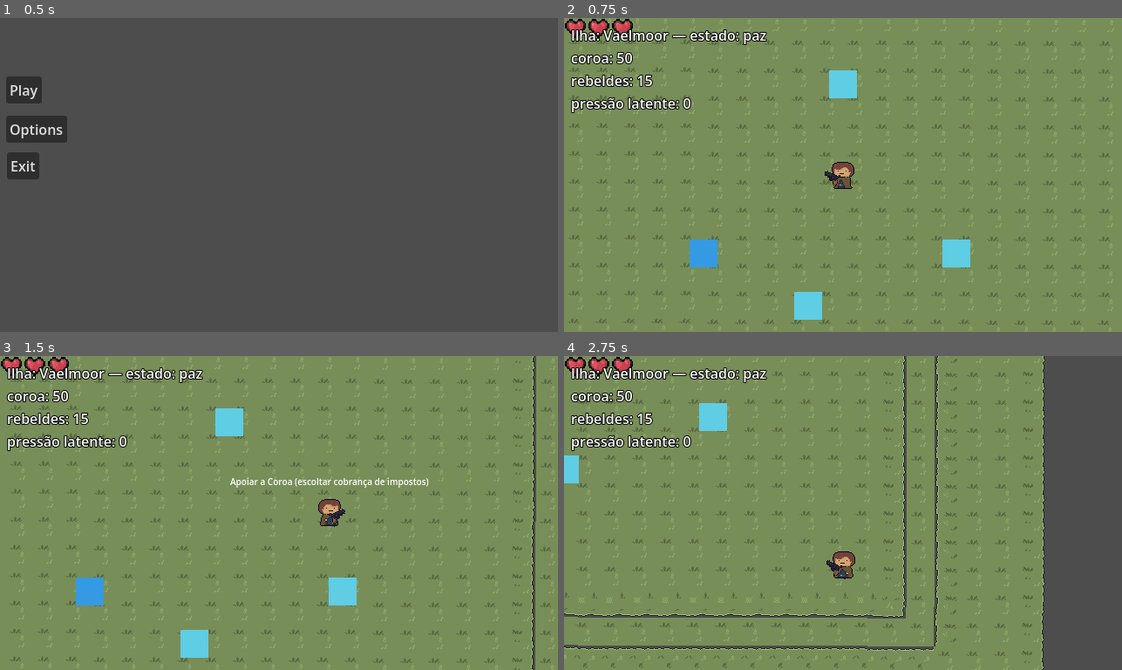
Above: before the commit, frames 1-4 (two rows, left to right).
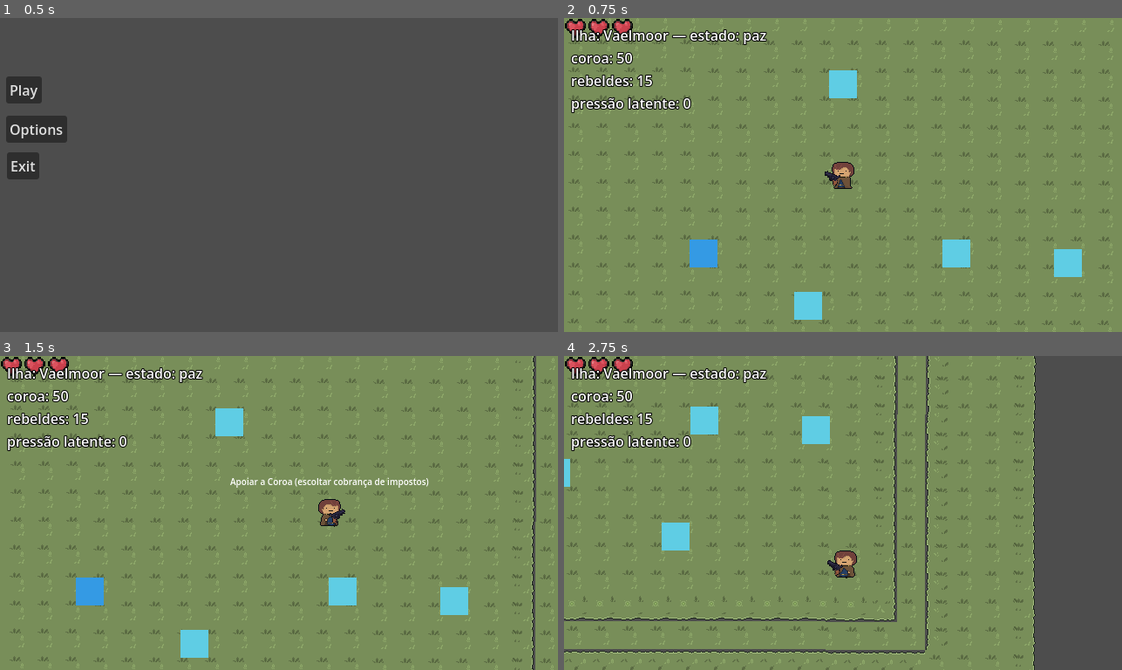
Above: after the commit, the same moments.

Repository: Douuurado/Foreign-lands
Game: Godot game, scene res://systems/core/main.tscn
Two runs of this game, one before a commit and one after it. Both use one fixed random seed, a clock stepped at 60 frames per second and the inputs below.
Inputs (mouse positions are in pixels of both pictures, inside the frame that each line leads up to):
- Up to frame 1 (0.5 s): no input
- Up to frame 2 (0.75 s): click "Play" at 0.5 s
- Up to frame 3 (1.5 s): tap Enter (ui_accept) at 1.25 s; move the mouse to (401, 497) at 1.27 s; hold Right (ui_right) from 1.28 s (still down); hold E (interact) from 1.28 s (still down)
- Up to frame 4 (2.75 s): tap Enter (ui_accept) at 1.52, 2.27 s; move the mouse to (731, 528) at 2.02 s; release Right (ui_right) at 2.03 s; release E (interact) at 2.03 s; hold Down (ui_down) from 2.03 s (still down); tap E (interact) at 2.1 s

Frame 1 is identical in both runs. In frame 2, 0.4% of the frame differs, in the area x 87-93%, y 73-83%; in frame 3, 0.4%; in frame 4, 14%, in the area x 0-87%, y 0-100%.

Commit message:
NPCs
npcs primeira versão em desenvolvimento

Diff:
--- a/project.godot
+++ b/project.godot
@@ -16,7 +16,7 @@
 
 config/name="Foreign Lands"
 run/main_scene="res://systems/core/main.tscn"
-config/features=PackedStringArray("4.7", "Forward Plus")
+config/features=PackedStringArray("4.6", "Forward Plus")
 
 [autoload]
 
--- /dev/null
+++ b/scenes/npcs/NPC_base.gd
@@ -0,0 +1,21 @@
+class_name NPCBase
+extends CharacterBody2D
+
+@export_category("Informações do NPC")
+@export var npc_name: String = "NPC"
+@export_multiline var dialogue: Array[String] = []
+
+
+
+@export_category("Configurações")
+@export var can_interact: bool = true
+
+
+func interact() -> void:
+	if not can_interact:
+		return
+	elif Input.is_key_pressed(KEY_E):
+		print(npc_name)
+		print(dialogue)
+	# Aqui você chama o seu sistema de diálogo.
+	# Por enquanto, apenas mostra no console.
--- /dev/null
+++ b/scenes/npcs/npc2/Joao_NPC.tscn
@@ -0,0 +1,33 @@
+[gd_scene format=3 uid="uid://cbtrbrpk7ua5"]
+
+[ext_resource type="Script" uid="uid://cvu3u47jc356g" path="res://scenes/npcs/NPC_base.gd" id="1_ewn4u"]
+[ext_resource type="Texture2D" uid="uid://c0jb2e818em30" path="res://assets/arts/player/player.jpeg" id="2_2fv2r"]
+
+[sub_resource type="CircleShape2D" id="CircleShape2D_ewn4u"]
+
+[sub_resource type="CircleShape2D" id="CircleShape2D_135ep"]
+radius = 16.03122
+
+[sub_resource type="CircleShape2D" id="CircleShape2D_s4g6m"]
+radius = 56.88585
+
+[node name="JoaoNpc" type="CharacterBody2D" unique_id=1354014756]
+script = ExtResource("1_ewn4u")
+npc_name = "Joao"
+dialogue = Array[String](["Eu sou João, um NPC de Foreign Islands.", "Como vai você, Aventureiro?"])
+
+[node name="CollisionShape2D" type="CollisionShape2D" parent="." unique_id=2031355168]
+shape = SubResource("CircleShape2D_ewn4u")
+
+[node name="Sprite2D" type="Sprite2D" parent="." unique_id=800456029]
+texture = ExtResource("2_2fv2r")
+
+[node name="StaticBody2D" type="StaticBody2D" parent="." unique_id=1059006027]
+
+[node name="Hitbox" type="CollisionShape2D" parent="StaticBody2D" unique_id=1839347227]
+shape = SubResource("CircleShape2D_135ep")
+
+[node name="Area2D" type="Area2D" parent="." unique_id=1998600527]
+
+[node name="Interact Radius" type="CollisionShape2D" parent="Area2D" unique_id=1903255892]
+shape = SubResource("CircleShape2D_s4g6m")
--- /dev/null
+++ b/scenes/npcs/npc3/MariaNPC.tscn
@@ -0,0 +1,33 @@
+[gd_scene format=3 uid="uid://c1rhvhr7lw7wu"]
+
+[ext_resource type="Script" uid="uid://cvu3u47jc356g" path="res://scenes/npcs/NPC_base.gd" id="1_e50b7"]
+[ext_resource type="Texture2D" uid="uid://c0jb2e818em30" path="res://assets/arts/player/player.jpeg" id="2_ufr2i"]
+
+[sub_resource type="CircleShape2D" id="CircleShape2D_2q2va"]
+
+[sub_resource type="CircleShape2D" id="CircleShape2D_407ki"]
+radius = 16.03122
+
+[sub_resource type="CircleShape2D" id="CircleShape2D_00yfj"]
+radius = 69.050705
+
+[node name="MariaNpc" type="CharacterBody2D" unique_id=476725876]
+script = ExtResource("1_e50b7")
+npc_name = "Maria"
+dialogue = Array[String](["Olá, meu nome é Maria", "Como vai você aventureiro?"])
+
+[node name="CollisionShape2D" type="CollisionShape2D" parent="." unique_id=1276587591]
+shape = SubResource("CircleShape2D_2q2va")
+
+[node name="Sprite2D" type="Sprite2D" parent="." unique_id=402052663]
+texture = ExtResource("2_ufr2i")
+
+[node name="StaticBody2D" type="StaticBody2D" parent="." unique_id=1125158794]
+
+[node name="Hitbox" type="CollisionShape2D" parent="StaticBody2D" unique_id=921345018]
+shape = SubResource("CircleShape2D_407ki")
+
+[node name="Area2D" type="Area2D" parent="." unique_id=1089092089]
+
+[node name="Interact Radius" type="CollisionShape2D" parent="Area2D" unique_id=1407410834]
+shape = SubResource("CircleShape2D_00yfj")
--- a/systems/core/game.tscn
+++ b/systems/core/game.tscn
@@ -11,6 +11,8 @@
 [ext_resource type="PackedScene" path="res://systems/choices/political_choice.tscn" id="9_choice"]
 [ext_resource type="Script" uid="uid://bwvc0n21g7dh6" path="res://systems/world_state/island_mood_modulate.gd" id="10_mood"]
 [ext_resource type="Script" uid="uid://d20r2x51y4ffv" path="res://systems/world_state/reputation_debug_label.gd" id="11_debug"]
+[ext_resource type="PackedScene" uid="uid://cbtrbrpk7ua5" path="res://scenes/npcs/npc2/Joao_NPC.tscn" id="12_stn1v"]
+[ext_resource type="PackedScene" uid="uid://c1rhvhr7lw7wu" path="res://scenes/npcs/npc3/MariaNPC.tscn" id="13_psnfj"]
 
 [node name="Main" type="Node2D" unique_id=390945680]
 script = ExtResource("1_e0est")
@@ -64,3 +66,9 @@
 theme_override_colors/font_outline_color = Color(0, 0, 0, 1)
 theme_override_constants/outline_size = 4
 script = ExtResource("11_debug")
+
+[node name="JoaoNpc" parent="." unique_id=1951333272 instance=ExtResource("12_stn1v")]
+position = Vector2(258, 101)
+
+[node name="MariaNpc" parent="." unique_id=476725876 instance=ExtResource("13_psnfj")]
+position = Vector2(97, 223)
Not shown, added: scenes/npcs/NPC_base.gd.uid
